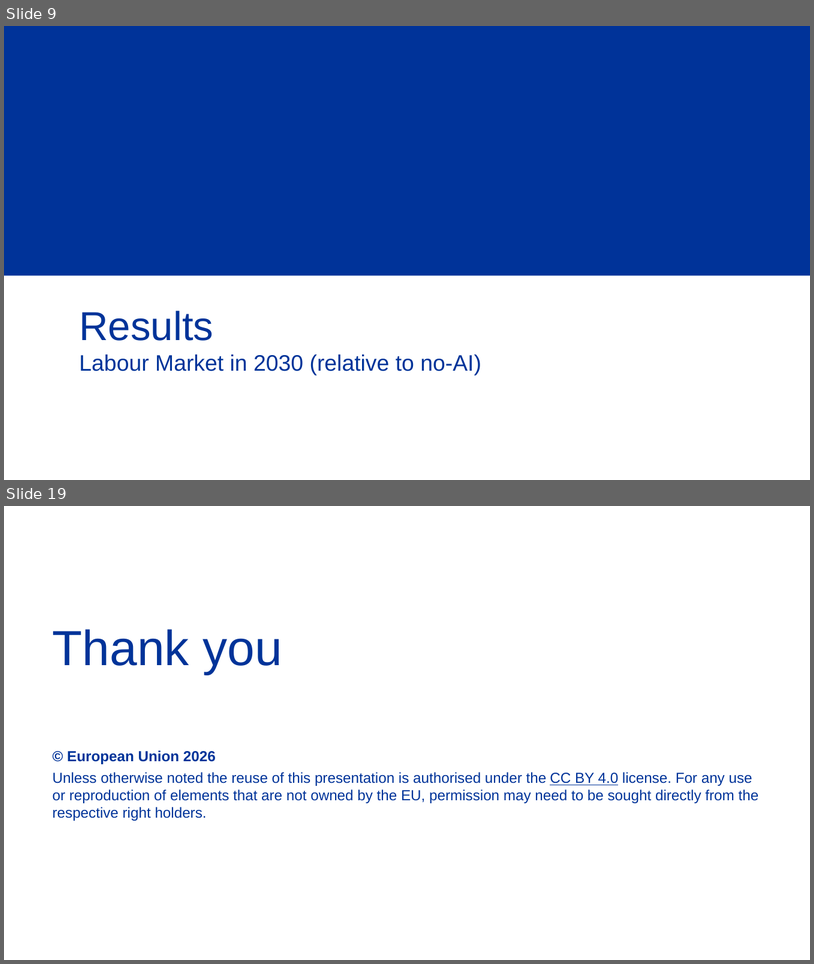
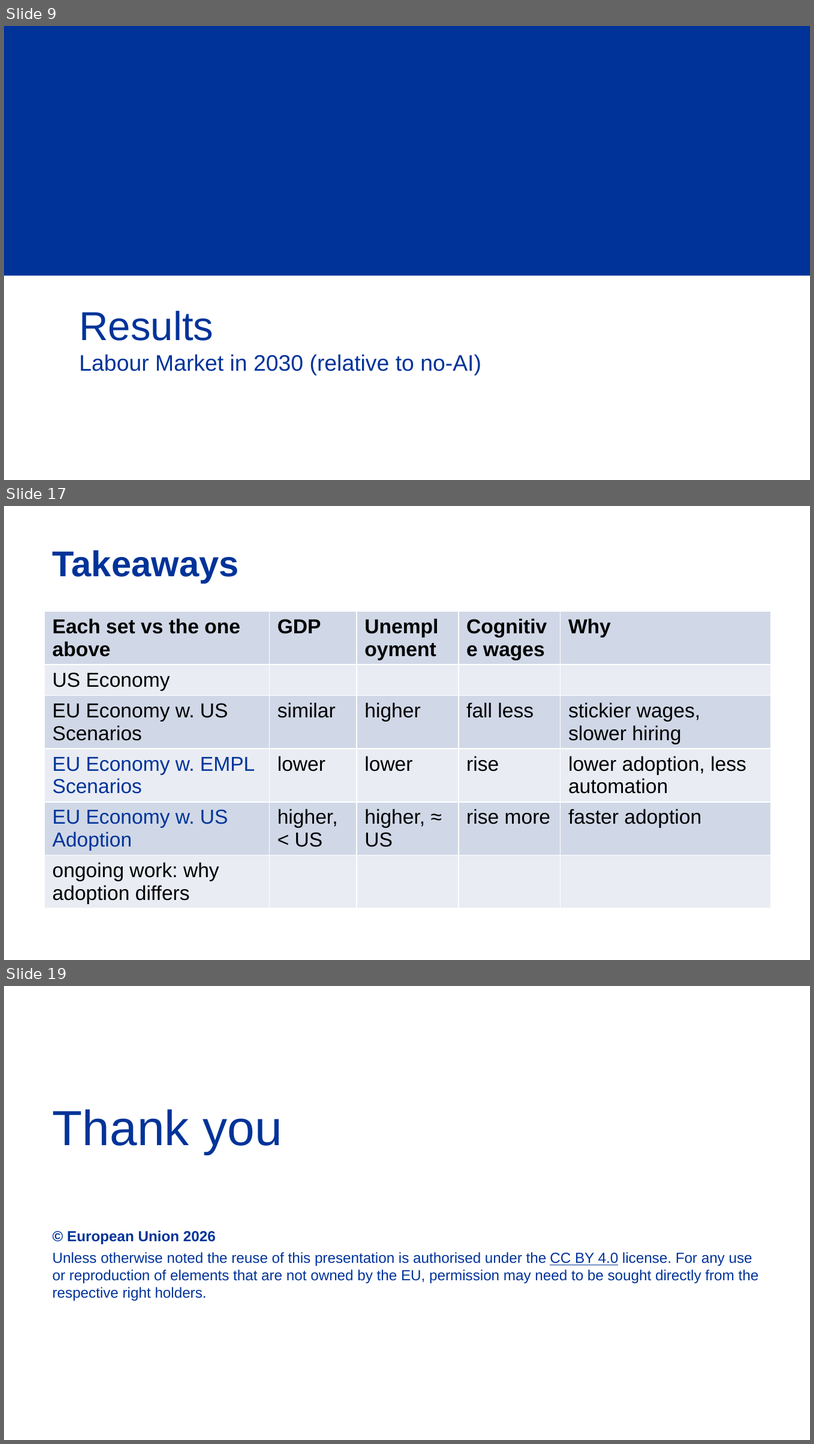
Before and after one commit to COM-EMPL-Analysis-Statistics/econ-scenarios, a slide deck: european_values/presentation/eu_ai_scenarios.pptx. Shown one above the other, each under a label of ours: slides 9 and 19 before the commit, slides 9, 17 and 19 after it; the slides between them are not shown. The pictures are 814x964 and 814x1444 pixels, drawn with LibreOffice and Linux fonts; fonts in the diff are those of the drawing; background and template pictures are left out. Boxes give left, top, right and bottom in pixels: in the first picture for what was removed or moved away, otherwise in the second. Text is boxed around its words. In the diff, an @@ line names an element or a change of style, - is before the commit and + after.

```diff
--- a/european_values/presentation/eu_ai_scenarios.pptx
+++ b/european_values/presentation/eu_ai_scenarios.pptx
@@ slide 17 added at [4, 506, 810, 960], background #FFFFFF @@
@@ title added at [53, 550, 239, 583], 32 pt, text #003399, bold @@
+Takeaways
@@ table added at [44, 612, 770, 906], 6 rows, 5 columns @@
+Each set vs the one above | GDP | Unemployment | Cognitive wages | Why
+US Economy |  |  |  | 
+EU Economy w. US Scenarios | similar | higher | fall less | stickier wages, slower hiring
+EU Economy w. EMPL Scenarios | lower | lower | rise | lower adoption, less automation
+EU Economy w. US Adoption | higher, < US | higher, ≈ US | rise more | faster adoption
+ongoing work: why adoption differs |  |  |  | 
```
Also in this commit, not shown: 1 slide changed, 4 other slides added, 2 slides removed, 20 other files.
